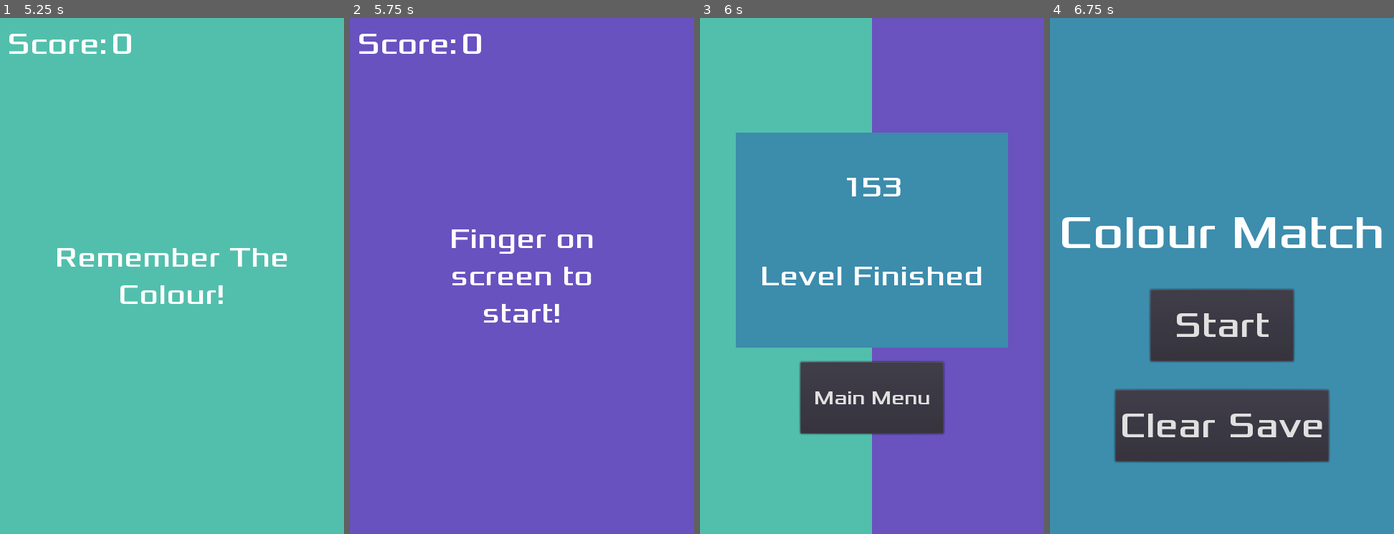
Above: before the commit, frames 1-4 (left to right).
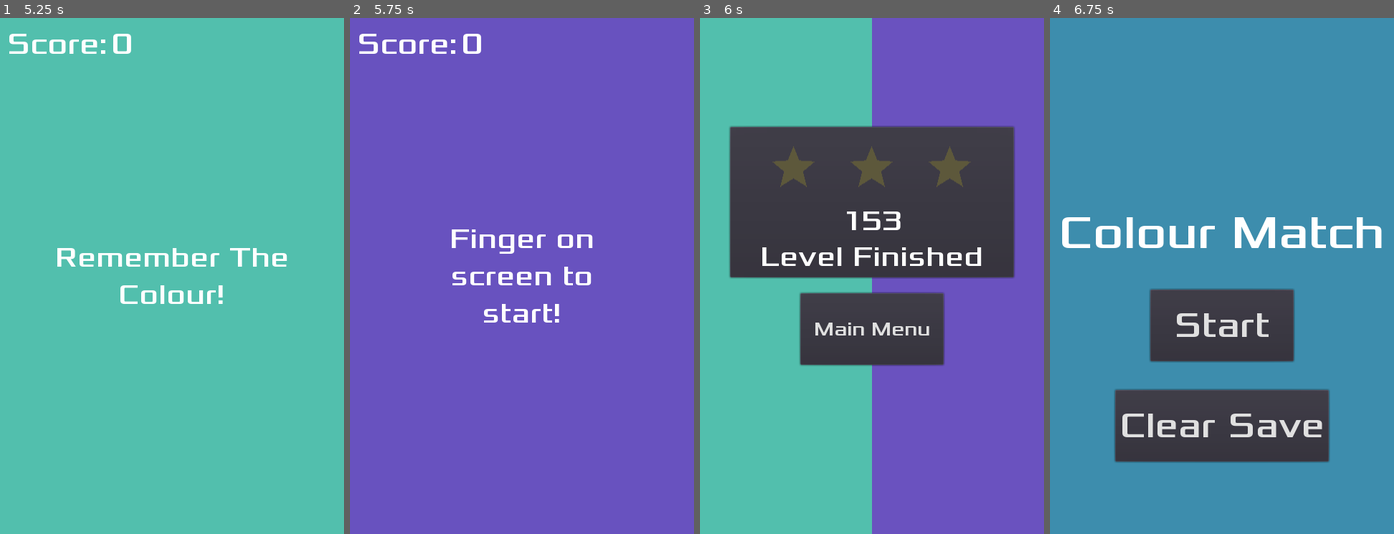
Above: after the commit, the same moments.

Repository: JBonser/colour-match
Game: Godot game, scene res://Main.tscn
Same seed, same stepped clock (60 frames per second), same inputs: the game is played once before the commit and once after it.
Inputs (mouse positions are in pixels of both pictures, inside the frame that each line leads up to):
- Up to frame 1 (5.25 s): click "Start" at 0.5 s; click "1" at 1.25 s; tap Enter at 2, 3.5, 5 s; move the mouse to (247, 250) at 2.02 s; click (247, 250) at 2.1 s; tap Space at 2.75, 4.25 s; move the mouse to (103, 301) at 2.77 s; click (103, 301) at 2.85 s; move the mouse to (206, 162) at 3.52 s; click (206, 162) at 3.6 s; move the mouse to (154, 379) at 4.27 s; click (154, 379) at 4.35 s; move the mouse to (275, 353) at 5.02 s; click (275, 353) at 5.1 s
- Up to frame 2 (5.75 s): no input
- Up to frame 3 (6 s): tap Space at 5.75 s; move the mouse to (768, 198) at 5.77 s; click (768, 198) at 5.85 s
- Up to frame 4 (6.75 s): click "Main Menu" at 6.5 s

Frames 1-2 are identical in both runs. In frame 3, 42% of the frame differs, in the area x 8-92%, y 20-81%; in frame 4, nothing differs.

Commit message:
Create Three Star Level System
Based on the score for the level you will
be rated a star up to 3. Currently the Scores
are hard coded. Need to re-think the level
generation.

Diff:
--- a/LevelButton.gd
+++ b/LevelButton.gd
@@ -1,6 +1,9 @@
 extends Button
 
 export(Color) var LevelColour
+export var LevelStar1Score = 0
+export var LevelStar2Score = 0
+export var LevelStar3Score = 0
 
 signal start_level
 
@@ -12,4 +15,7 @@
 func _on_LevelButton_button_up():
     globals.LevelColour = Color(globals.Levels[text])
     globals.LevelNumber = text
+    globals.LevelStar1Score = LevelStar1Score
+    globals.LevelStar2Score = LevelStar2Score
+    globals.LevelStar3Score = LevelStar3Score
     get_tree().change_scene("res://Level.tscn")
--- a/LevelButton.tscn
+++ b/LevelButton.tscn
@@ -11,7 +11,7 @@
 font_data = ExtResource( 1 )
 _sections_unfolded = [ "Extra Spacing", "Font", "Settings" ]
 
-[node name="LevelButton" type="Button" index="0"]
+[node name="LevelButton" type="Button"]
 
 anchor_left = 0.0
 anchor_top = 0.0
@@ -38,5 +38,8 @@
 script = ExtResource( 2 )
 _sections_unfolded = [ "Anchor", "Focus", "Grow Direction", "Hint", "Margin", "Mouse", "Rect", "Size Flags", "Theme", "custom_colors", "custom_constants", "custom_fonts", "custom_styles" ]
 LevelColour = Color( 0.326889, 0.753906, 0.683849, 1 )
+LevelStar1Score = 0
+LevelStar2Score = 0
+LevelStar3Score = 0
 
 [connection signal="button_up" from="." to="." method="_on_LevelButton_button_up"]
--- a/LevelButtonRow.gd
+++ b/LevelButtonRow.gd
@@ -11,4 +11,8 @@
         btn_instance.text = str(i+starting_level_number)
         #btn_instance.LevelColour = Color("ef5c5c")
         btn_instance.LevelColour = Color("53c0ae")
+        btn_instance.LevelStar1Score = 200
+        btn_instance.LevelStar2Score = 250
+        btn_instance.LevelStar3Score = 300
+
         add_child(btn_instance)
--- a/Main.tscn
+++ b/Main.tscn
@@ -19,7 +19,7 @@
 font_data = ExtResource( 2 )
 _sections_unfolded = [ "Font", "Settings" ]
 
-[node name="Main" type="Node" index="0"]
+[node name="Main" type="Node"]
 
 script = ExtResource( 1 )
 
--- a/ScoreScreen.gd
+++ b/ScoreScreen.gd
@@ -1,15 +1,26 @@
 extends CanvasLayer
+
+var star_achieved = preload("res://artwork/star_achieved.png")
 
 export(Color) var level_colour
 export(Color) var user_chosen_colour
 const SCORE_MULTIPLIER = 200
 
 func _ready():
-    $UserChosenColourRect.color = user_chosen_colour
-    $LevelColourRect.color = level_colour
+    $BackgroundContainer/UserChosenColourRect.color = user_chosen_colour
+    $BackgroundContainer/LevelColourRect.color = level_colour
     var colour_difference = 1.0 - abs(level_colour.h - user_chosen_colour.h)
     var score = (colour_difference * SCORE_MULTIPLIER) + globals.LevelScore
-    $MarginContainer/VBoxContainer/ScoreScreenBackground/Score.text = str(int(score))
+    $MarginContainer/VBoxContainer/ScoreScreenBackground/VBoxContainer/Score.text = str(int(score))
+    display_stars(score)
+
+func display_stars(score):
+    if score >= globals.LevelStar1Score:
+        $MarginContainer/VBoxContainer/ScoreScreenBackground/VBoxContainer/Stars/Star1.texture = star_achieved
+    if score >= globals.LevelStar2Score:
+        $MarginContainer/VBoxContainer/ScoreScreenBackground/VBoxContainer/Stars/Star2.texture = star_achieved
+    if score >= globals.LevelStar3Score:
+        $MarginContainer/VBoxContainer/ScoreScreenBackground/VBoxContainer/Stars/Star3.texture = star_achieved
 
 func _on_MainMenuButton_button_up():
     get_tree().change_scene("res://Main.tscn")
--- a/ScoreScreen.tscn
+++ b/ScoreScreen.tscn
@@ -1,14 +1,15 @@
-[gd_scene load_steps=5 format=2]
+[gd_scene load_steps=6 format=2]
 
 [ext_resource path="res://ScoreScreen.gd" type="Script" id=1]
-[ext_resource path="res://fonts/Xolonium-Regular.ttf" type="DynamicFontData" id=2]
+[ext_resource path="res://artwork/star_empty.png" type="Texture" id=2]
+[ext_resource path="res://fonts/Xolonium-Regular.ttf" type="DynamicFontData" id=3]
 
 [sub_resource type="DynamicFont" id=1]
 
 size = 40
 use_mipmaps = false
 use_filter = true
-font_data = ExtResource( 2 )
+font_data = ExtResource( 3 )
 _sections_unfolded = [ "Font", "Resource", "Settings" ]
 
 [sub_resource type="DynamicFont" id=2]
@@ -16,10 +17,10 @@
 size = 28
 use_mipmaps = false
 use_filter = false
-font_data = ExtResource( 2 )
+font_data = ExtResource( 3 )
 _sections_unfolded = [ "Font", "Settings" ]
 
-[node name="ScoreScreen" type="CanvasLayer"]
+[node name="ScoreScreen" type="CanvasLayer" index="0"]
 
 layer = 1
 offset = Vector2( 0, 0 )
@@ -30,66 +31,88 @@
 level_colour = null
 user_chosen_colour = null
 
-[node name="LevelColourRect" type="ColorRect" parent="." index="0"]
-
+[node name="BackgroundContainer" type="HBoxContainer" parent="." index="0"]
+
+editor/display_folded = true
 anchor_left = 0.0
 anchor_top = 0.0
 anchor_right = 1.0
 anchor_bottom = 1.0
-margin_right = -240.0
-rect_pivot_offset = Vector2( 0, 0 )
-rect_clip_content = false
-mouse_filter = 0
-mouse_default_cursor_shape = 0
-size_flags_horizontal = 1
-size_flags_vertical = 1
+rect_pivot_offset = Vector2( 0, 0 )
+rect_clip_content = false
+mouse_filter = 1
+mouse_default_cursor_shape = 0
+size_flags_horizontal = 1
+size_flags_vertical = 1
+custom_constants/separation = 0
+alignment = 0
+_sections_unfolded = [ "Anchor", "Margin", "Rect", "custom_constants" ]
+
+[node name="LevelColourRect" type="ColorRect" parent="BackgroundContainer" index="0"]
+
+anchor_left = 0.0
+anchor_top = 0.0
+anchor_right = 0.0
+anchor_bottom = 0.0
+margin_right = 240.0
+margin_bottom = 720.0
+rect_pivot_offset = Vector2( 0, 0 )
+rect_clip_content = false
+mouse_filter = 0
+mouse_default_cursor_shape = 0
+size_flags_horizontal = 3
+size_flags_vertical = 3
 color = Color( 1, 1, 1, 1 )
-_sections_unfolded = [ "Anchor", "Margin" ]
-
-[node name="UserChosenColourRect" type="ColorRect" parent="." index="1"]
-
+_sections_unfolded = [ "Anchor", "Margin", "Size Flags" ]
+
+[node name="UserChosenColourRect" type="ColorRect" parent="BackgroundContainer" index="1"]
+
+anchor_left = 0.0
+anchor_top = 0.0
+anchor_right = 0.0
+anchor_bottom = 0.0
+margin_left = 240.0
+margin_right = 480.0
+margin_bottom = 720.0
+rect_pivot_offset = Vector2( 0, 0 )
+rect_clip_content = false
+mouse_filter = 0
+mouse_default_cursor_shape = 0
+size_flags_horizontal = 3
+size_flags_vertical = 3
+color = Color( 1, 1, 1, 1 )
+_sections_unfolded = [ "Anchor", "Margin", "Size Flags" ]
+
+[node name="MarginContainer" type="MarginContainer" parent="." index="1"]
+
+editor/display_folded = true
 anchor_left = 0.0
 anchor_top = 0.0
 anchor_right = 1.0
 anchor_bottom = 1.0
-margin_left = 240.0
-rect_pivot_offset = Vector2( 0, 0 )
-rect_clip_content = false
-mouse_filter = 0
-mouse_default_cursor_shape = 0
-size_flags_horizontal = 1
-size_flags_vertical = 1
-color = Color( 1, 1, 1, 1 )
-_sections_unfolded = [ "Anchor", "Margin" ]
-
-[node name="MarginContainer" type="MarginContainer" parent="." index="2"]
-
-anchor_left = 0.0
-anchor_top = 0.0
-anchor_right = 1.0
-anchor_bottom = 1.0
-rect_pivot_offset = Vector2( 0, 0 )
-rect_clip_content = false
-mouse_filter = 0
-mouse_default_cursor_shape = 0
-size_flags_horizontal = 1
-size_flags_vertical = 1
-custom_constants/margin_right = 50
-custom_constants/margin_top = 160
-custom_constants/margin_left = 50
-custom_constants/margin_bottom = 160
-_sections_unfolded = [ "Margin", "custom_constants" ]
+rect_pivot_offset = Vector2( 0, 0 )
+rect_clip_content = false
+mouse_filter = 0
+mouse_default_cursor_shape = 0
+size_flags_horizontal = 1
+size_flags_vertical = 1
+custom_constants/margin_right = 40
+custom_constants/margin_top = 150
+custom_constants/margin_left = 40
+custom_constants/margin_bottom = 100
+_sections_unfolded = [ "Rect", "Size Flags", "custom_constants" ]
 
 [node name="VBoxContainer" type="VBoxContainer" parent="MarginContainer" index="0"]
 
-anchor_left = 0.0
-anchor_top = 0.0
-anchor_right = 0.0
-anchor_bottom = 0.0
-margin_left = 50.0
-margin_top = 160.0
-margin_right = 430.0
-margin_bottom = 580.0
+editor/display_folded = true
+anchor_left = 0.0
+anchor_top = 0.0
+anchor_right = 0.0
+anchor_bottom = 0.0
+margin_left = 40.0
+margin_top = 150.0
+margin_right = 440.0
+margin_bottom = 620.0
 rect_pivot_offset = Vector2( 0, 0 )
 rect_clip_content = false
 mouse_filter = 1
@@ -98,35 +121,133 @@
 size_flags_vertical = 1
 custom_constants/separation = 20
 alignment = 0
-_sections_unfolded = [ "custom_constants" ]
-
-[node name="ScoreScreenBackground" type="ColorRect" parent="MarginContainer/VBoxContainer" index="0"]
-
-anchor_left = 0.0
-anchor_top = 0.0
-anchor_right = 0.0
-anchor_bottom = 0.0
-margin_right = 380.0
-margin_bottom = 300.0
-rect_min_size = Vector2( 380, 300 )
-rect_pivot_offset = Vector2( 0, 0 )
-rect_clip_content = false
-mouse_filter = 0
-mouse_default_cursor_shape = 0
-size_flags_horizontal = 1
-size_flags_vertical = 1
-color = Color( 0.239216, 0.552941, 0.678431, 1 )
-_sections_unfolded = [ "Rect" ]
-
-[node name="Score" type="Label" parent="MarginContainer/VBoxContainer/ScoreScreenBackground" index="0"]
-
-anchor_left = 0.5
-anchor_top = 0.5
-anchor_right = 0.5
-anchor_bottom = 0.5
-margin_left = -200.0
-margin_top = -148.0
-margin_right = 200.0
+_sections_unfolded = [ "Anchor", "Margin", "Rect", "custom_constants" ]
+
+[node name="ScoreScreenBackground" type="PanelContainer" parent="MarginContainer/VBoxContainer" index="0"]
+
+anchor_left = 0.0
+anchor_top = 0.0
+anchor_right = 0.0
+anchor_bottom = 0.0
+margin_right = 400.0
+margin_bottom = 214.0
+rect_pivot_offset = Vector2( 0, 0 )
+rect_clip_content = false
+mouse_filter = 0
+mouse_default_cursor_shape = 0
+size_flags_horizontal = 1
+size_flags_vertical = 1
+_sections_unfolded = [ "Anchor", "Grow Direction", "Margin", "Material", "Rect", "Visibility", "custom_styles" ]
+
+[node name="VBoxContainer" type="VBoxContainer" parent="MarginContainer/VBoxContainer/ScoreScreenBackground" index="0"]
+
+anchor_left = 0.0
+anchor_top = 0.0
+anchor_right = 0.0
+anchor_bottom = 0.0
+margin_left = 7.0
+margin_top = 7.0
+margin_right = 393.0
+margin_bottom = 207.0
+rect_pivot_offset = Vector2( 0, 0 )
+rect_clip_content = false
+mouse_filter = 1
+mouse_default_cursor_shape = 0
+size_flags_horizontal = 1
+size_flags_vertical = 1
+custom_constants/separation = 1
+alignment = 0
+_sections_unfolded = [ "Anchor", "Margin", "Size Flags", "custom_constants" ]
+
+[node name="Stars" type="HBoxContainer" parent="MarginContainer/VBoxContainer/ScoreScreenBackground/VBoxContainer" index="0"]
+
+editor/display_folded = true
+anchor_left = 0.0
+anchor_top = 0.0
+anchor_right = 0.0
+anchor_bottom = 0.0
+margin_right = 386.0
+margin_bottom = 100.0
+rect_min_size = Vector2( 380, 100 )
+rect_pivot_offset = Vector2( 0, 0 )
+rect_clip_content = false
+mouse_filter = 1
+mouse_default_cursor_shape = 0
+size_flags_horizontal = 1
+size_flags_vertical = 1
+custom_constants/separation = 50
+alignment = 1
+_sections_unfolded = [ "Anchor", "Grow Direction", "Margin", "Material", "Rect", "Size Flags", "Theme", "Visibility", "custom_constants" ]
+
+[node name="Star1" type="TextureRect" parent="MarginContainer/VBoxContainer/ScoreScreenBackground/VBoxContainer/Stars" index="0"]
+
+anchor_left = 0.0
+anchor_top = 0.0
+anchor_right = 0.0
+anchor_bottom = 0.0
+margin_left = 54.0
+margin_right = 113.0
+margin_bottom = 100.0
+rect_min_size = Vector2( 59, 57 )
+rect_pivot_offset = Vector2( 0, 0 )
+rect_clip_content = false
+mouse_filter = 1
+mouse_default_cursor_shape = 0
+size_flags_horizontal = 1
+size_flags_vertical = 1
+texture = ExtResource( 2 )
+stretch_mode = 4
+_sections_unfolded = [ "Anchor", "Grow Direction", "Margin", "Rect", "Size Flags" ]
+
+[node name="Star2" type="TextureRect" parent="MarginContainer/VBoxContainer/ScoreScreenBackground/VBoxContainer/Stars" index="1"]
+
+anchor_left = 0.0
+anchor_top = 0.0
+anchor_right = 0.0
+anchor_bottom = 0.0
+margin_left = 163.0
+margin_right = 222.0
+margin_bottom = 100.0
+rect_min_size = Vector2( 59, 57 )
+rect_pivot_offset = Vector2( 0, 0 )
+rect_clip_content = false
+mouse_filter = 1
+mouse_default_cursor_shape = 0
+size_flags_horizontal = 1
+size_flags_vertical = 1
+texture = ExtResource( 2 )
+stretch_mode = 4
+_sections_unfolded = [ "Anchor", "Grow Direction", "Margin", "Rect", "Size Flags" ]
+
+[node name="Star3" type="TextureRect" parent="MarginContainer/VBoxContainer/ScoreScreenBackground/VBoxContainer/Stars" index="2"]
+
+anchor_left = 0.0
+anchor_top = 0.0
+anchor_right = 0.0
+anchor_bottom = 0.0
+margin_left = 272.0
+margin_right = 331.0
+margin_bottom = 100.0
+rect_min_size = Vector2( 59, 57 )
+rect_pivot_offset = Vector2( 0, 0 )
+rect_clip_content = false
+mouse_filter = 1
+mouse_default_cursor_shape = 0
+size_flags_horizontal = 1
+size_flags_vertical = 1
+texture = ExtResource( 2 )
+stretch_mode = 4
+_sections_unfolded = [ "Anchor", "Grow Direction", "Margin", "Rect", "Size Flags" ]
+
+[node name="Score" type="Label" parent="MarginContainer/VBoxContainer/ScoreScreenBackground/VBoxContainer" index="1"]
+
+anchor_left = 0.0
+anchor_top = 0.0
+anchor_right = 0.0
+anchor_bottom = 0.0
+margin_top = 101.0
+margin_right = 386.0
+margin_bottom = 150.0
 rect_pivot_offset = Vector2( 0, 0 )
 rect_clip_content = false
 mouse_filter = 2
@@ -139,18 +260,17 @@
 percent_visible = 1.0
 lines_skipped = 0
 max_lines_visible = -1
-_sections_unfolded = [ "Anchor", "Margin", "Visibility", "custom_fonts" ]
-
-[node name="ScoreMessage" type="Label" parent="MarginContainer/VBoxContainer/ScoreScreenBackground" index="1"]
-
-anchor_left = 0.5
-anchor_top = 0.5
-anchor_right = 0.5
-anchor_bottom = 0.5
-margin_left = -200.0
-margin_top = -50.0
-margin_right = 200.0
-margin_bottom = 150.0
+_sections_unfolded = [ "Anchor", "Margin", "Rect", "Visibility", "custom_fonts" ]
+
+[node name="ScoreMessage" type="Label" parent="MarginContainer/VBoxContainer/ScoreScreenBackground/VBoxContainer" index="2"]
+
+anchor_left = 0.0
+anchor_top = 0.0
+anchor_right = 0.0
+anchor_bottom = 0.0
+margin_top = 151.0
+margin_right = 386.0
+margin_bottom = 200.0
 rect_pivot_offset = Vector2( 0, 0 )
 rect_clip_content = false
 mouse_filter = 2
@@ -172,10 +292,10 @@
 anchor_top = 0.0
 anchor_right = 0.0
 anchor_bottom = 0.0
-margin_left = 90.0
-margin_top = 320.0
-margin_right = 290.0
-margin_bottom = 420.0
+margin_left = 100.0
+margin_top = 234.0
+margin_right = 300.0
+margin_bottom = 334.0
 rect_min_size = Vector2( 200, 100 )
 rect_pivot_offset = Vector2( 0, 0 )
 rect_clip_content = false
--- a/global.gd
+++ b/global.gd
@@ -2,6 +2,9 @@
 var SaveGamePath = "user://savegame.save"
 var LevelColour = Color(0.5,0.5,0.5,1)
 var LevelNumber = 0
+var LevelStar1Score = 0
+var LevelStar2Score = 0
+var LevelStar3Score = 0
 var Levels = {
     "1": "53c0ae",
     "2": "6063c0",
Binary file added: artwork/star_achieved.png
Not shown, added: artwork/star_achieved.png.import
Binary file added: artwork/star_empty.png
Not shown, added: artwork/star_empty.png.import
Not shown, added: artwork/star_single.xcf
